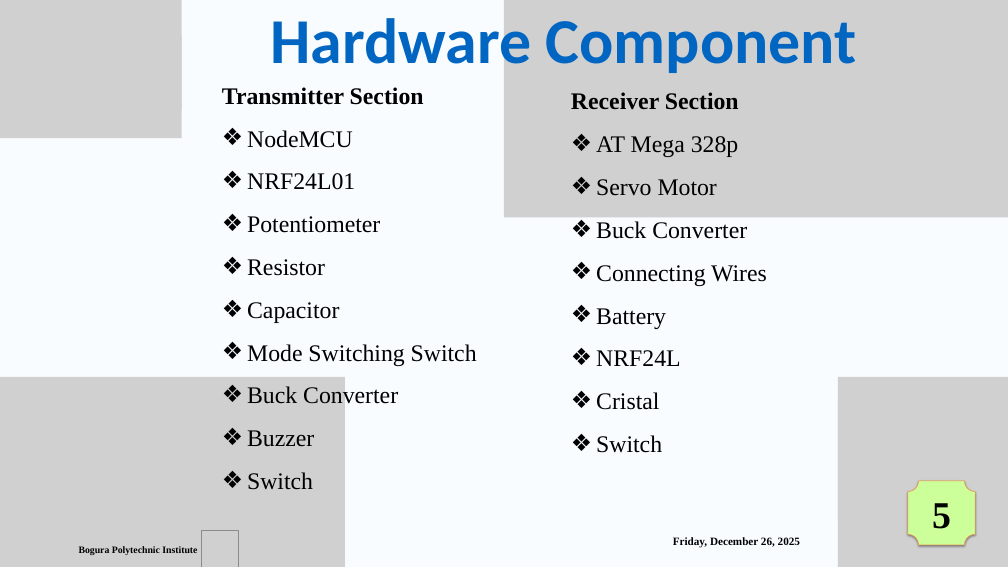
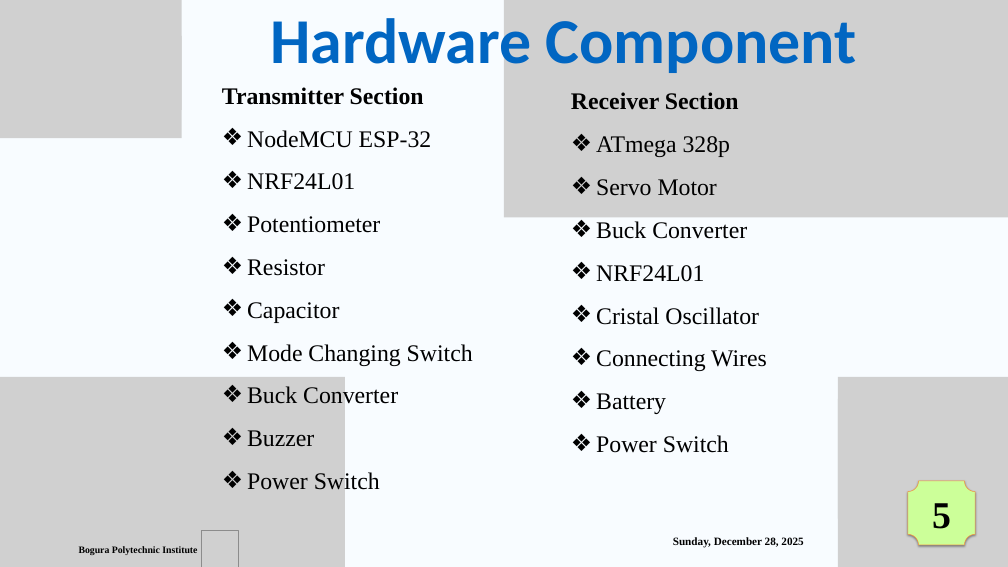
Before and after one commit to riyadhasan24/NRF_Based_Wireless_Dual_Control_Robotic_Arm, a slide deck: slide 7 of Riyad.pptx. Drawn at 1008x567 pixels with LibreOffice and Linux fonts; fonts in the diff are those of the drawing; grey boxes stand for pictures. Boxes give left, top, right and bottom in pixels: in the first picture for what was removed or moved away, otherwise in the second. Text is boxed around its words. In the diff, an @@ line names an element or a change of style, - is before the commit and + after.

```diff
--- a/Riyad.pptx
+++ b/Riyad.pptx
@@ text at (247, 130, 432, 148): text changed @@
-❖ NodeMCU
+❖ NodeMCU ESP-32
@@ text at (596, 136, 731, 157): text changed @@
-❖ AT Mega 328p
+❖ ATmega 328p
@@ text at (596, 265, 759, 325): paragraphs added @@
+❖ NRF24L01
+❖ Cristal Oscillator
@@ text at (247, 344, 473, 366): text changed @@
-❖ Mode Switching Switch
+❖ Mode Changing Switch
@@ text at (596, 435, 729, 453): text changed @@
-❖ NRF24L
-❖ Cristal
-❖ Switch
+❖ Power Switch
@@ text at (247, 470, 380, 494): text changed @@
-❖ Switch
+❖ Power Switch
@@ text at (673, 537, 803, 548): text changed @@
-Friday, December 26, 2025
+Sunday, December 28, 2025
```
Also in this commit, not shown: 19 other slides changed, 1 other file.
